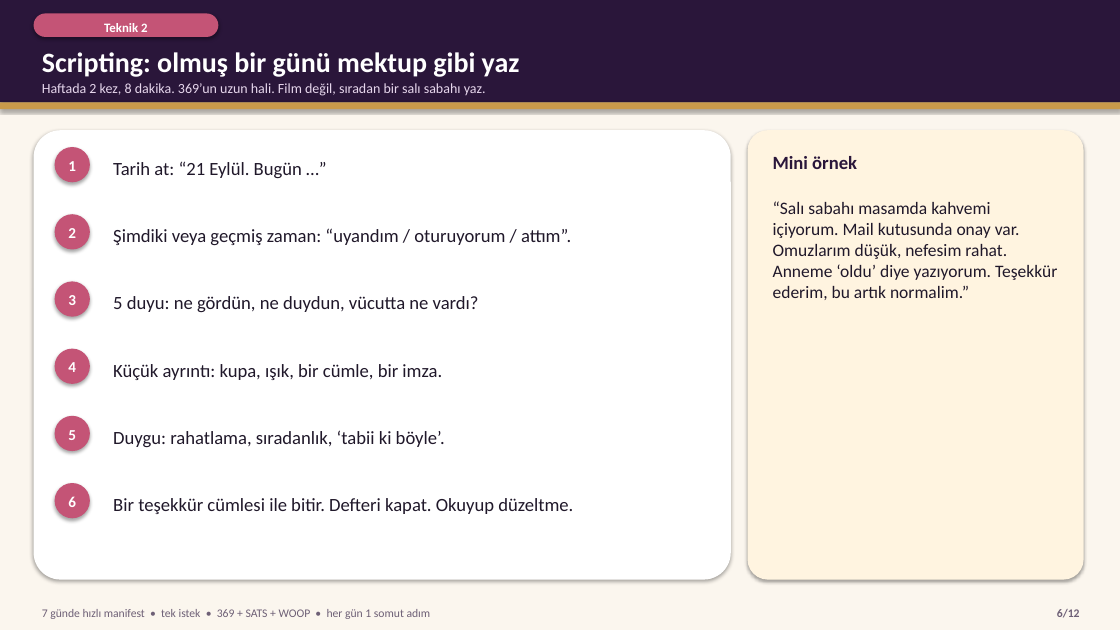
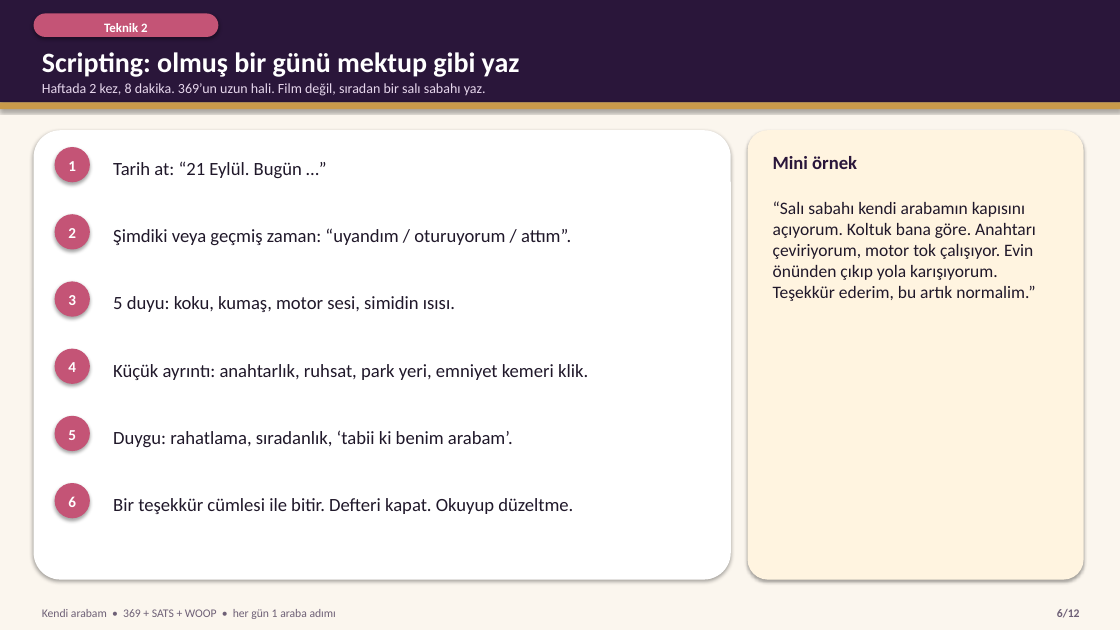
Before and after one commit to iremalisan/alisansges, a slide deck: slide 6 of rehber/Hizli_Manifest_Teknikleri.pptx. Drawn at 1120x630 pixels with LibreOffice and Linux fonts; fonts in the diff are those of the drawing. Boxes give left, top, right and bottom in pixels: in the first picture for what was removed or moved away, otherwise in the second. Text is boxed around its words. In the diff, an @@ line names an element or a change of style, - is before the commit and + after.

```diff
--- a/rehber/Hizli_Manifest_Teknikleri.pptx
+++ b/rehber/Hizli_Manifest_Teknikleri.pptx
@@ text at [773, 201, 1036, 301]: text changed @@
-“Salı sabahı masamda kahvemi içiyorum. Mail kutusunda onay var. Omuzlarım düşük, nefesim rahat. Anneme ‘oldu’ diye yazıyorum. Teşekkür ederim, bu artık normalim.”
+“Salı sabahı kendi arabamın kapısını açıyorum. Koltuk bana göre. Anahtarı çeviriyorum, motor tok çalışıyor. Evin önünden çıkıp yola karışıyorum. Teşekkür ederim, bu artık normalim.”
@@ text at [113, 296, 455, 312]: text changed @@
-5 duyu: ne gördün, ne duydun, vücutta ne vardı?
+5 duyu: koku, kumaş, motor sesi, simidin ısısı.
@@ text at [113, 364, 588, 380]: text changed @@
-Küçük ayrıntı: kupa, ışık, bir cümle, bir imza.
+Küçük ayrıntı: anahtarlık, ruhsat, park yeri, emniyet kemeri klik.
@@ text at [113, 430, 513, 447]: text changed @@
-Duygu: rahatlama, sıradanlık, ‘tabii ki böyle’.
+Duygu: rahatlama, sıradanlık, ‘tabii ki benim arabam’.
@@ text at [42, 609, 336, 619]: text changed @@
-7 günde hızlı manifest • tek istek • 369 + SATS + WOOP • her gün 1 somut adım
+Kendi arabam • 369 + SATS + WOOP • her gün 1 araba adımı
```
Also in this commit, not shown: 11 other slides changed, 20 other files.
